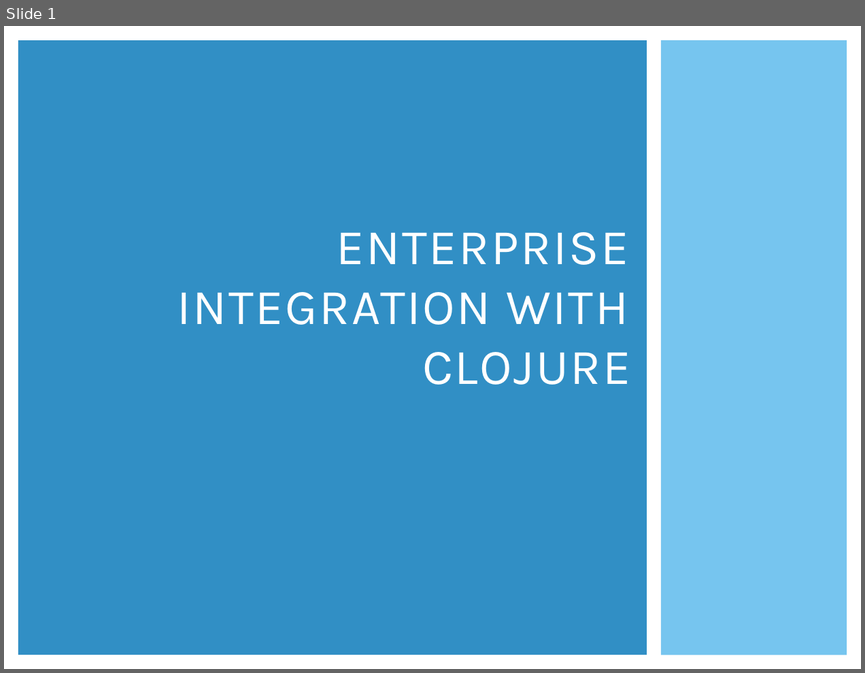
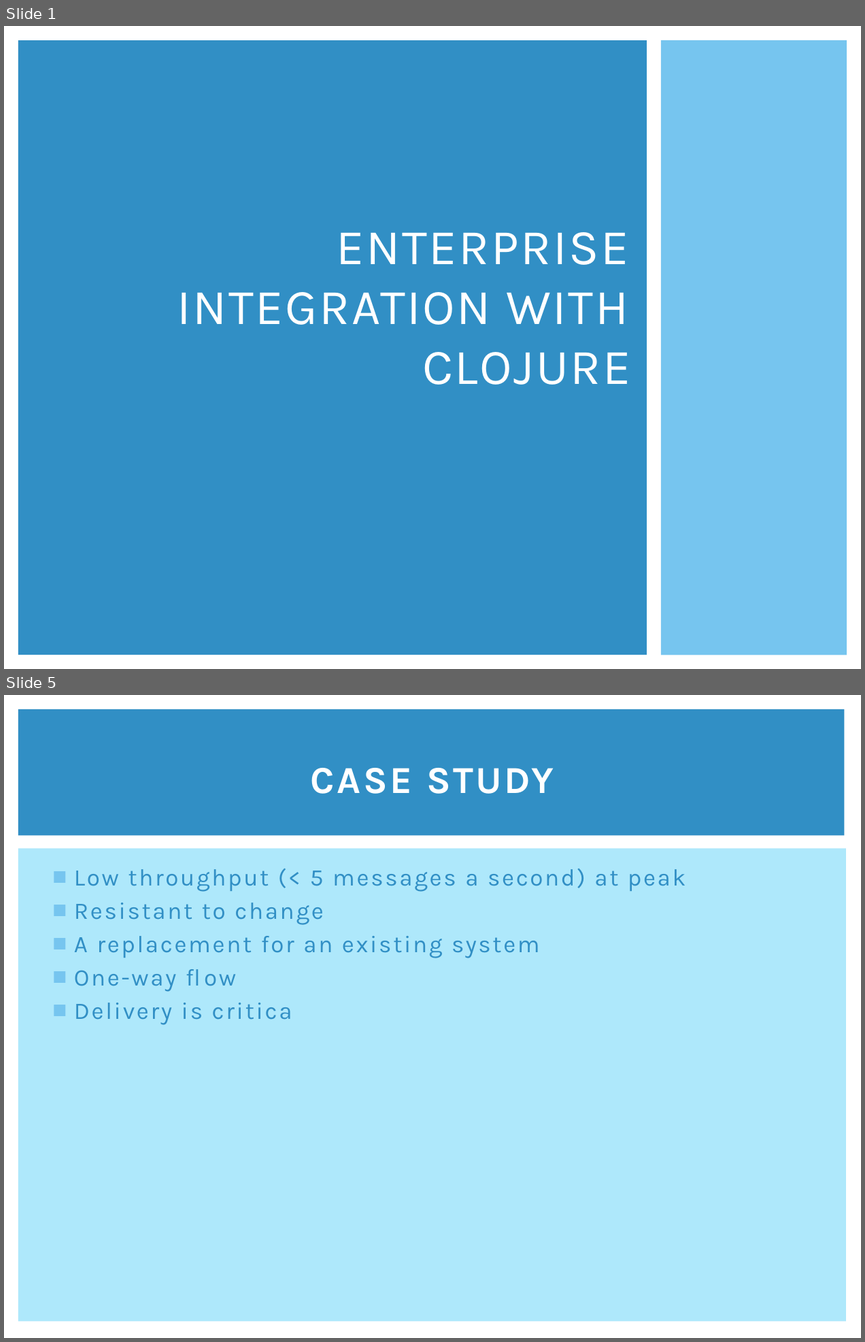
Before and after one commit to clumsyjedi/euroclojure2013, a slide deck: SLIDES.pptx. Shown one above the other, each under a label of ours: slide 1 before the commit, slides 1 and 5 after it; the slides between them are not shown. The pictures are 865x673 and 865x1342 pixels, drawn with LibreOffice and Linux fonts; fonts in the diff are those of the drawing. Boxes give left, top, right and bottom in pixels: in the first picture for what was removed or moved away, otherwise in the second. Text is boxed around its words. In the diff, an @@ line names an element or a change of style, - is before the commit and + after.

```diff
--- a/SLIDES.pptx
+++ b/SLIDES.pptx
@@ slide 5 added at bbox=[4, 695, 861, 1338], background #FFFFFF @@
@@ rectangle added at bbox=[18, 709, 844, 836], fill #318FC5 @@
@@ title added at bbox=[311, 768, 553, 794], 32 pt, text #FFFFFF, bold @@
+CASE STUDY
@@ rectangle added at bbox=[18, 849, 847, 1321], fill #AEE8FB @@
@@ text added at bbox=[74, 868, 685, 1025], 20 pt, text #318FC5 @@
+■ Low throughput (< 5 messages a second) at peak
+■ Resistant to change
+■ A replacement for an existing system
+■ One-way flow
+■ Delivery is critica
```
Also in this commit, not shown: 1 slide changed, 26 other slides added, 7 slides removed.
